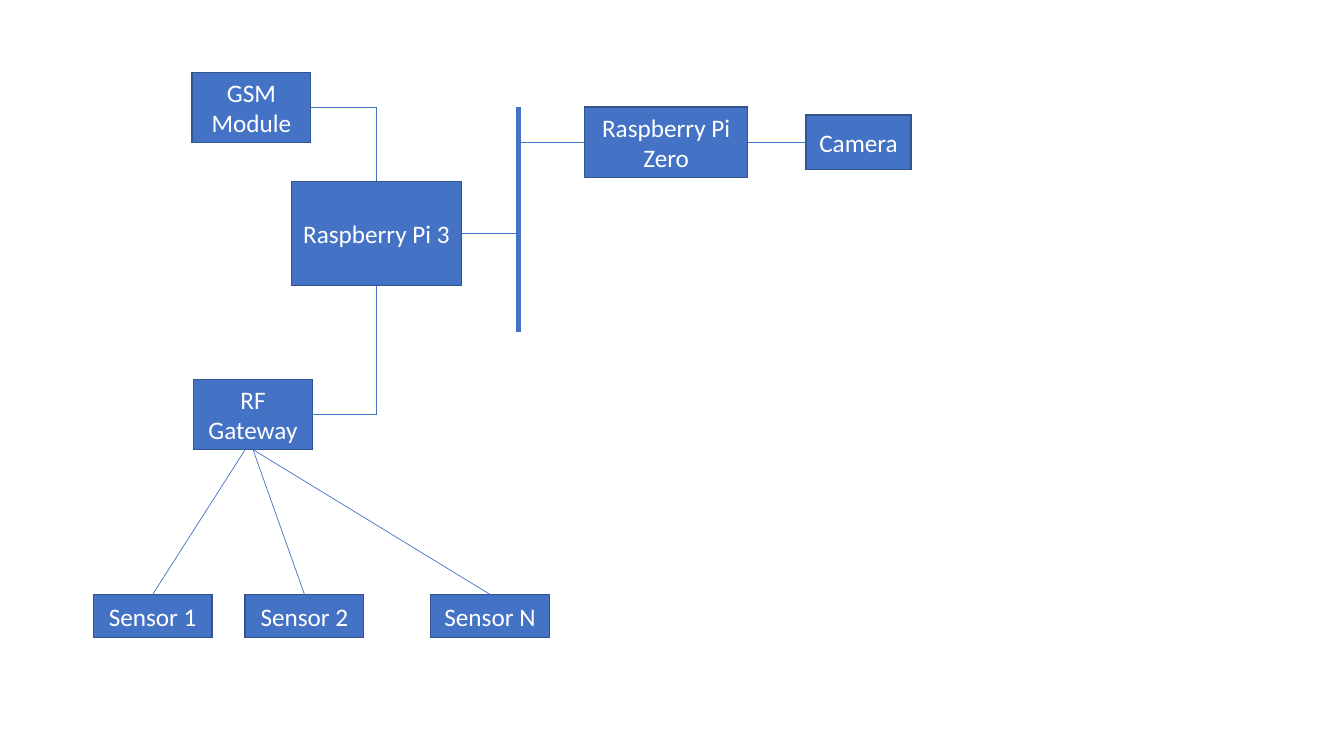
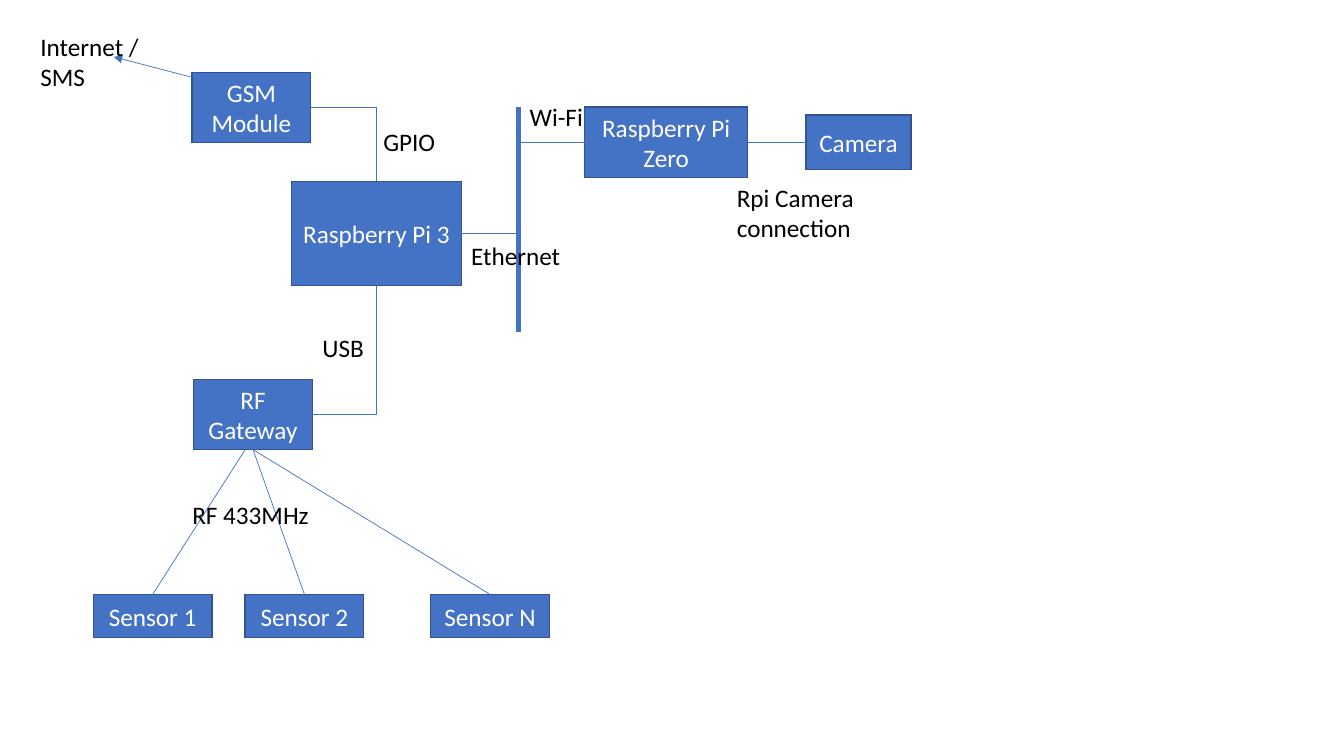
Before and after one commit to Ercenk/Dacha, a slide deck: slide 1 of Docs/Diagram.pptx. Drawn at 1344x756 pixels with LibreOffice and Linux fonts; fonts in the diff are those of the drawing. Boxes give left, top, right and bottom in pixels: in the first picture for what was removed or moved away, otherwise in the second. Text is boxed around its words. In the diff, an @@ line names an element or a change of style, - is before the commit and + after.

```diff
--- a/Docs/Diagram.pptx
+++ b/Docs/Diagram.pptx
@@ text added at bbox=[40, 39, 123, 86], 18 pt, text #000000 @@
+Internet / SMS
@@ arrow added from (193, 78) to (114, 57), #4472C4 0.5 pt @@
@@ text added at bbox=[530, 108, 583, 126], 18 pt, text #000000 @@
+Wi-Fi
@@ text added at bbox=[383, 134, 435, 151], 18 pt, text #000000 @@
+GPIO
@@ text added at bbox=[737, 189, 853, 237], 18 pt, text #000000 @@
+Rpi Camera connection
@@ text added at bbox=[471, 244, 560, 271], 18 pt, text #000000 @@
+Ethernet
@@ text added at bbox=[322, 340, 363, 358], 18 pt, text #000000 @@
+USB
@@ text added at bbox=[192, 504, 308, 531], 18 pt, text #000000 @@
+RF 433MHz
```
Also in this commit, not shown: 1 other file.
